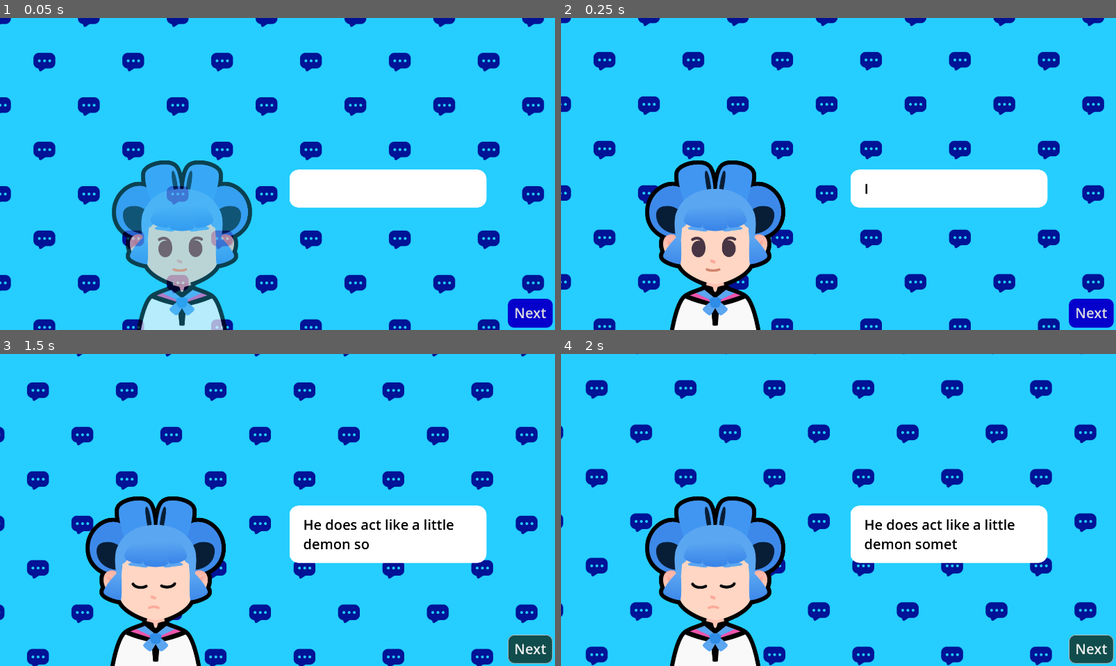
Above: before the commit, frames 1-4 (two rows, left to right).
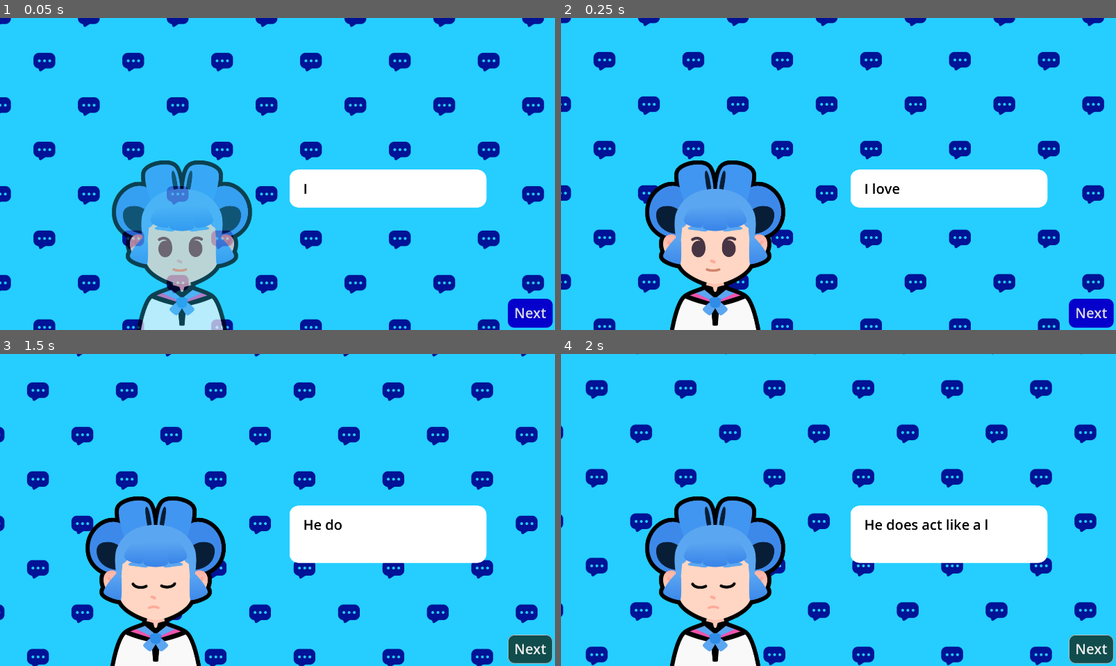
Above: after the commit, the same moments.

Repository: Dhdjsn/M7-Telling-a-Story
Game: Godot game, scene res://lessons/dialogue.tscn
The game is run twice, just before and just after one commit, with the same random seed, the same clock (stepped at 60 frames per second) and the same inputs. Sound files missing from this copy of the repository are replaced by a short silence.
Inputs:
- Up to frame 1 (0.05 s): no input
- Up to frame 2 (0.25 s): no input
- Up to frame 3 (1.5 s): click "Next" at 0.5 s; click "Next" at 1.25 s
- Up to frame 4 (2 s): no input

The runs differ from the first frame. In frame 1, less than 0.1% of the frame differs, in the area x 54-56%, y 53-57%; in frame 2, less than 0.1%; in frame 3, 0.4%, in the area x 54-82%, y 53-63%; in frame 4, 0.3%.

Commit message:
M7L12 Done

Diff:
--- a/M07.telling_a_story_workbook/lessons/dialogue.gd
+++ b/M07.telling_a_story_workbook/lessons/dialogue.gd
@@ -6,18 +6,26 @@
 	"sad": preload("res://assets/emotion_sad.png"),
 }
 
+var bodies := {
+	"sophia": preload("res://assets/sophia.png"),
+	"pink": preload("res://assets/pink.png")
+}
+
 var dialogue_items: Array[Dictionary] = [
 	{
 		"expression": expressions["regular"],
 		"text": "I love my cat",
+		"character": bodies["sophia"],
 	},
 	{
 		"expression": expressions["happy"],
 		"text": "He's pretty cool",
+		"character": bodies["pink"],
 	},
 	{
 		"expression": expressions["sad"],
 		"text": "He does act like a little demon sometimes",
+		"character": bodies["sophia"],
 	},
 ]
 
@@ -38,9 +46,10 @@
 	var current_item := dialogue_items[current_item_index]
 	rich_text_label.text = current_item["text"]
 	expression.texture = current_item["expression"]
+	body.texture = current_item["character"]
 	rich_text_label.visible_ratio = 0.0
 	var tween := create_tween()
-	var text_appearing_duration := 1.2
+	var text_appearing_duration: float = current_item["text"]. length() / 30.0
 	tween.tween_property(rich_text_label,"visible_ratio",1.0,text_appearing_duration)
 	var sound_max_offset := audio_stream_player.stream.get_length() - text_appearing_duration
 	var sound_start_position := randf() * sound_max_offset
